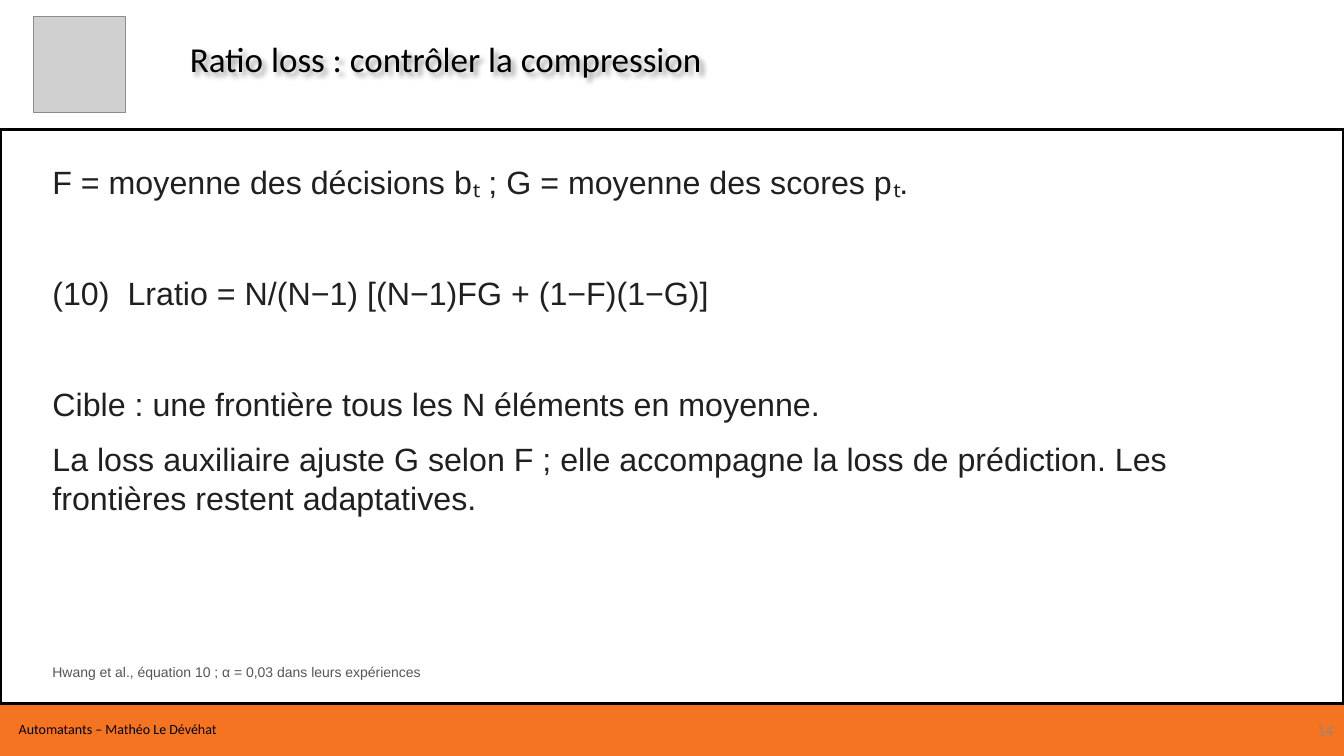
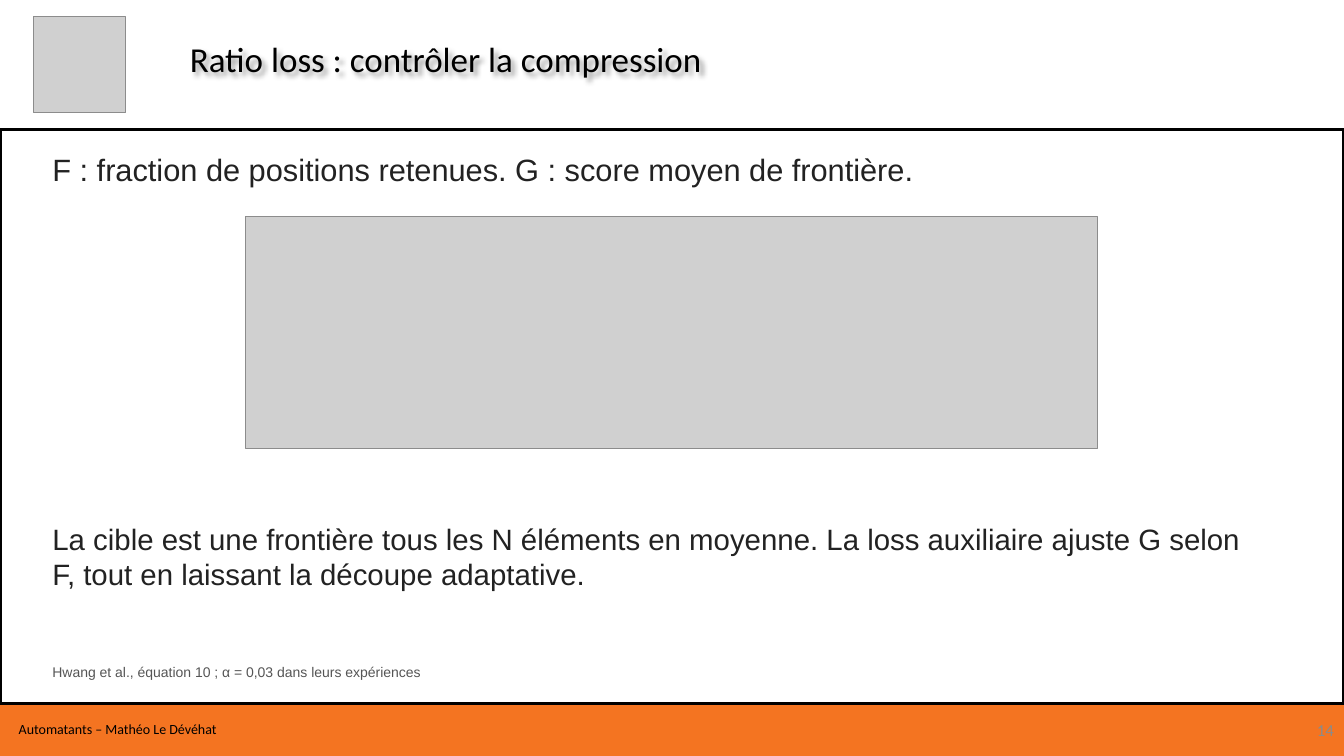
Before and after one commit to Flydexo/research, a slide deck: slide 14 of formation-hnet/Formation H-Net.pptx. Drawn at 1344x756 pixels with LibreOffice and Linux fonts; fonts in the diff are those of the drawing; grey boxes stand for pictures. Boxes give left, top, right and bottom in pixels: in the first picture for what was removed or moved away, otherwise in the second. Text is boxed around its words. In the diff, an @@ line names an element or a change of style, - is before the commit and + after.

```diff
--- a/formation-hnet/Formation H-Net.pptx
+++ b/formation-hnet/Formation H-Net.pptx
@@ text removed at [52,170,1167,516] @@
-F = moyenne des décisions bₜ ; G = moyenne des scores pₜ.
-(10) Lratio = N/(N−1) [(N−1)FG + (1−F)(1−G)]
-Cible : une frontière tous les N éléments en moyenne.
-La loss auxiliaire ajuste G selon F ; elle accompagne la loss de prédiction. Les frontières restent adaptatives.
@@ text added at [52,158,913,187], 22 pt, text #222222 @@
+F : fraction de positions retenues. G : score moyen de frontière.
@@ picture added at [246,217,1098,449] @@
@@ text added at [52,528,1239,591], 21 pt, text #222222 @@
+La cible est une frontière tous les N éléments en moyenne. La loss auxiliaire ajuste G selon F, tout en laissant la découpe adaptative.
```
Also in this commit, not shown: 6 other slides changed, 1 other file.
